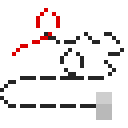
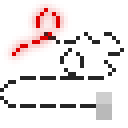
The second 128×128 image is a revision of the first. Changes to its layers:
added layer "Layer 10" above "Layer 9" over [4, 0, 68, 64]
